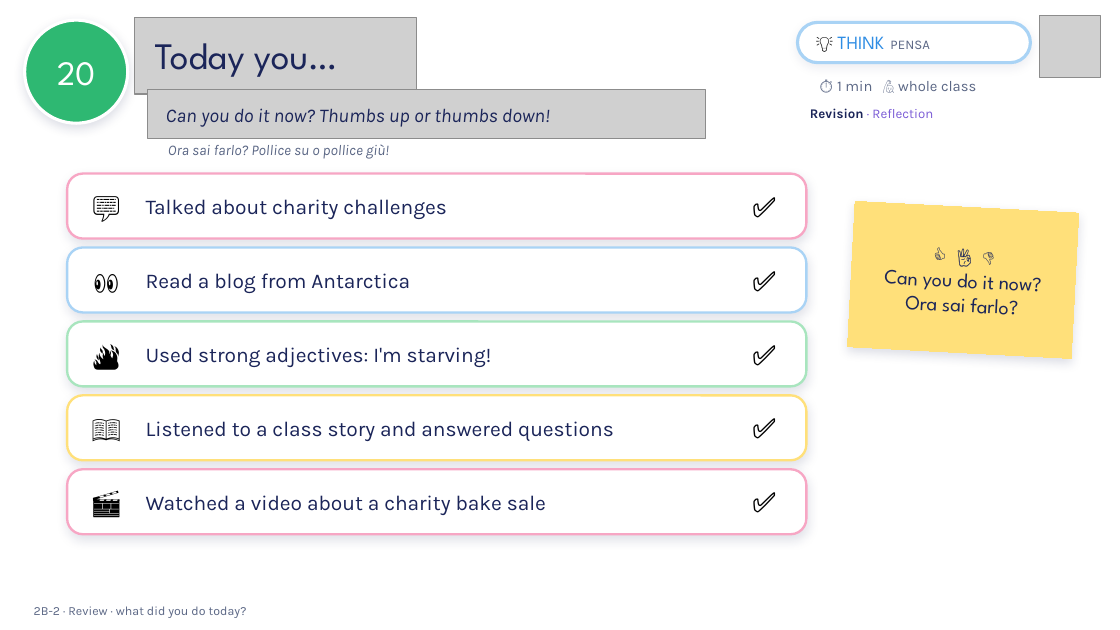
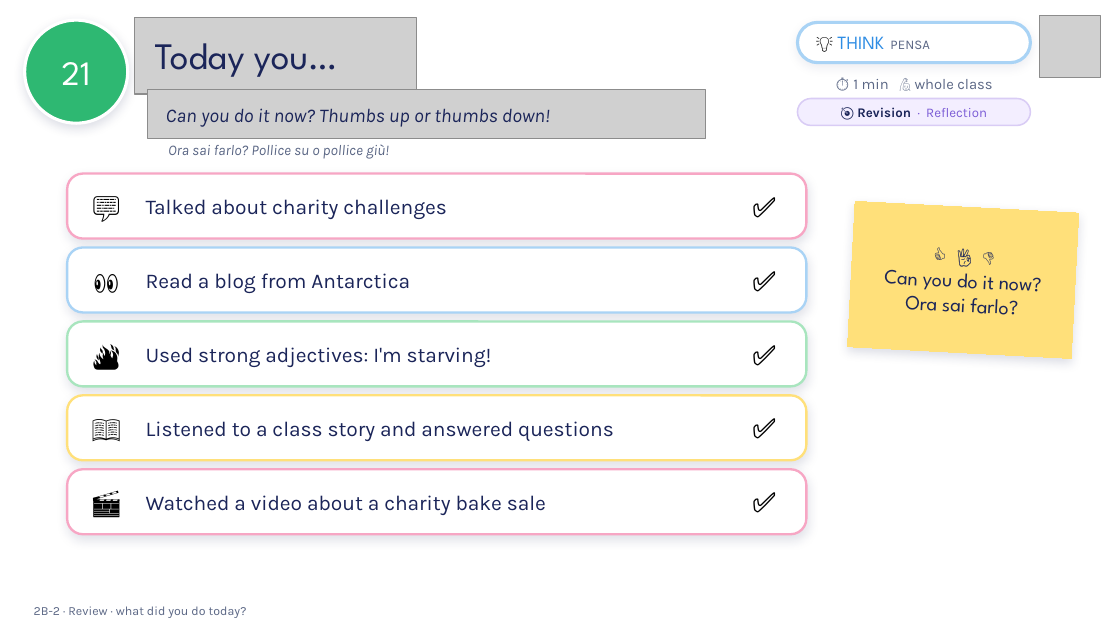
Before and after one commit to londonlanguageschool/Bagheria-, a slide deck: slide 21 of materials/B1/B1_2B-2_Changing_lives.pptx (slide 20 before the commit). Drawn at 1120x630 pixels with LibreOffice and Linux fonts; fonts in the diff are those of the drawing; grey boxes stand for pictures; background and template pictures are left out. Boxes give left, top, right and bottom in pixels: in the first picture for what was removed or moved away, otherwise in the second. Text is boxed around its words. In the diff, an @@ line names an element or a change of style, - is before the commit and + after.

```diff
--- a/materials/B1/B1_2B-2_Changing_lives.pptx
+++ b/materials/B1/B1_2B-2_Changing_lives.pptx
@@ text in ellipse at (62,62,91,85): text changed @@
-20
+21
@@ text "⏱ 1 min 🙋 whole ...": place and size @@
-text "⏱ 1 min 🙋 whole ..." at (837,81,976,91)
+text "⏱ 1 min 🙋 whole ..." at (853,79,992,89)
@@ text "⏱ 1 min 🙋 whole ..." at (853,79,992,89): alignment left to centre @@
@@ rounded rectangle "🎯 Revision · Reflection": place and size @@
-rounded rectangle "🎯 Revision · Reflection" at (810,108,933,118)
+rounded rectangle "🎯 Revision · Reflection" at (797,99,1030,125)
@@ rounded rectangle "🎯 Revision · Reflection" at (797,99,1030,125): fill none to #F3EEFF; outline none to #D9CCF5 1 pt @@
@@ text in rounded rectangle at (857,107,987,117): text changed @@
-Revision · Reflection
+🎯 Revision · Reflection
```
Also in this commit, not shown: 21 other slides changed, 29 other files.
